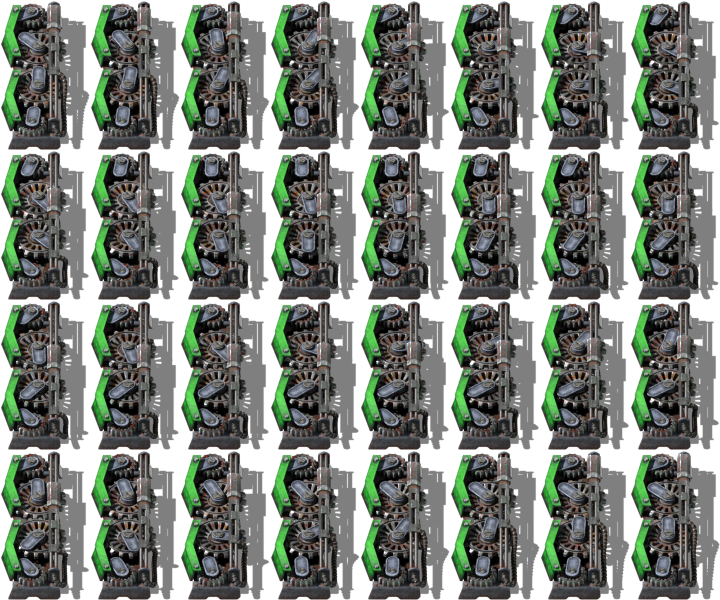
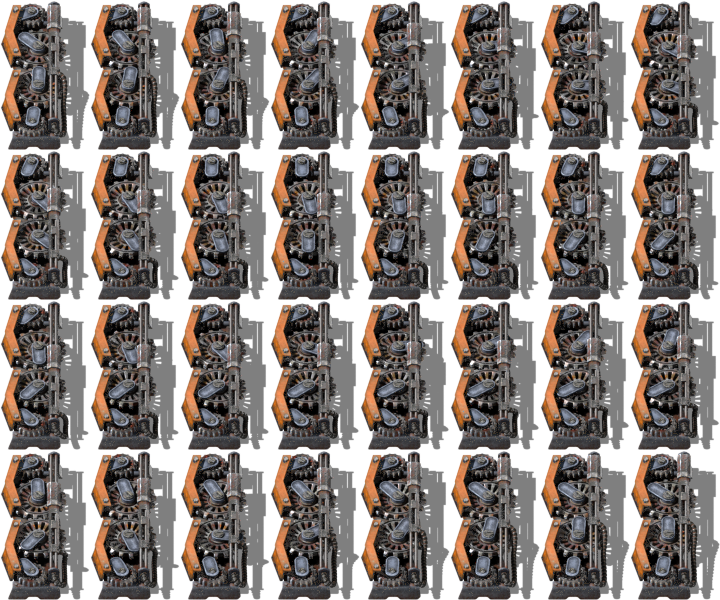
Comparing the layer stacks of the two 720 × 600 images. Changes:
added layer "tier 5" above "tier 4" over (x1=1, y1=1, x2=698, y2=596)
hid "tier 4" over (x1=1, y1=1, x2=698, y2=596)
